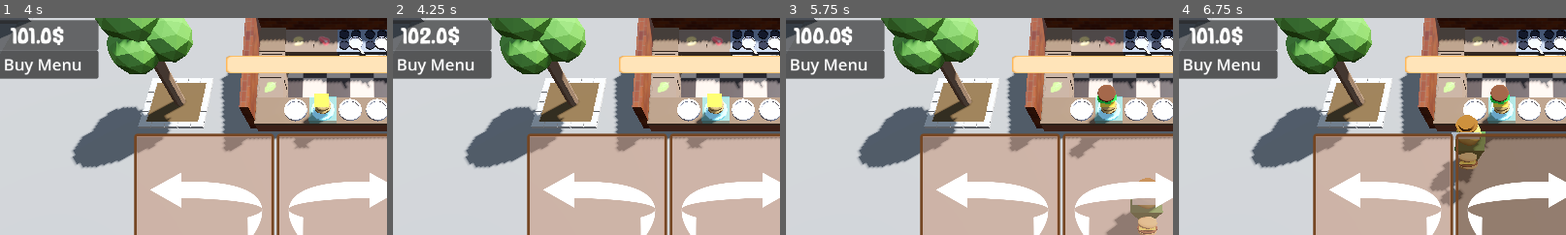
Above: before the commit, frames 1-4 (left to right).
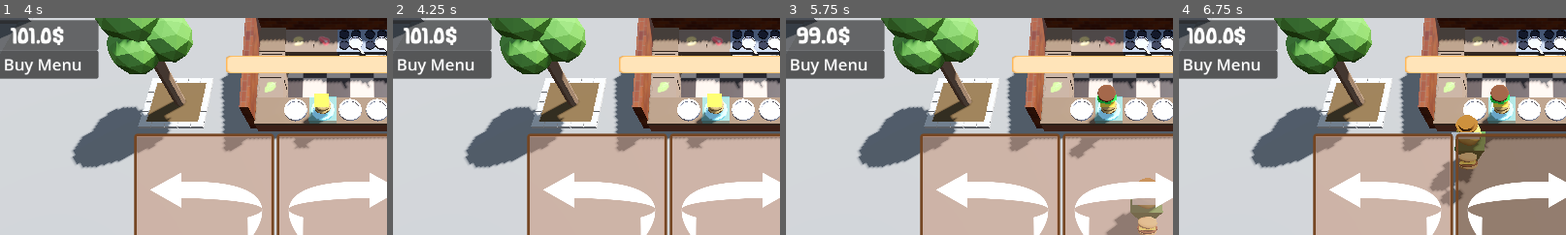
Above: after the commit, the same moments.

Repository: thewasmans/2026-game-jam-burger-truck
Game: Godot game, scene res://scenes/main.tscn
The game is run twice, just before and just after one commit, with the same random seed, the same clock (stepped at 60 frames per second) and the same inputs.
Inputs (mouse positions are % of the whole screen's width and height, from its top left):
- Up to frame 1 (4 s): click (32, 48) at 0.5 s; click (50, 48) at 1.25 s; click (13, 84) at 2.02 s; click (32, 84) at 2.77 s; click (50, 84) at 3.52 s
- Up to frame 2 (4.25 s): no input
- Up to frame 3 (5.75 s): click (68, 84) at 4.27 s; click (87, 84) at 5.02 s
- Up to frame 4 (6.75 s): click (32, 48) at 5.75 s; click (50, 48) at 6.5 s
The pictures show only the part of the screen within x 5-55%, y 5-55%; the shares and areas given below are measured in that part.

Frame 1 is identical in both runs. In frame 2, 0.8% of the frame differs, in the area x 2-18%, y 3-13%; in frame 3, 0.8%; in frame 4, 0.8%.

Commit message:
change price need one burger to do

Diff:
--- a/data/burgers/burger_1.tres
+++ b/data/burgers/burger_1.tres
@@ -10,6 +10,6 @@
 [resource]
 script = ExtResource("2_nvuy1")
 ingredients = Array[ExtResource("1_0o70h")]([ExtResource("2_edqxl"), ExtResource("3_1c86t"), ExtResource("4_w8pb3"), ExtResource("5_3l64k")])
-name = "Simple Cheeseburger"
-price = 5
+name = "Classic Burger"
+price = 7
 metadata/_custom_type_script = "uid://b250qdutrqhpq"
--- a/data/burgers/burger_10.tres
+++ b/data/burgers/burger_10.tres
@@ -2,12 +2,14 @@
 
 [ext_resource type="Script" uid="uid://btvvuw6kwk0cc" path="res://scripts/ingredient.gd" id="1_feg2e"]
 [ext_resource type="Resource" uid="uid://c12ckpkly0n7a" path="res://data/ingredients/lettuce.tres" id="2_dbrcp"]
-[ext_resource type="Resource" uid="uid://cswgje7b0i4vs" path="res://data/ingredients/cheese.tres" id="4_ovlbe"]
+[ext_resource type="Resource" uid="uid://ds12p0l6sb6u3" path="res://data/ingredients/bun_bottom.tres" id="2_feg2e"]
+[ext_resource type="Resource" uid="uid://22nbf2njf608" path="res://data/ingredients/onion.tres" id="3_e1fx4"]
+[ext_resource type="Resource" uid="uid://bglklru7boruo" path="res://data/ingredients/bun_top.tres" id="5_2jg5n"]
 [ext_resource type="Script" uid="uid://b250qdutrqhpq" path="res://scripts/burger_data.gd" id="6_mlynw"]
 
 [resource]
 script = ExtResource("6_mlynw")
-ingredients = Array[ExtResource("1_feg2e")]([ExtResource("2_dbrcp"), ExtResource("4_ovlbe"), ExtResource("2_dbrcp")])
-name = "CheeseSalader"
-price = 5
+ingredients = Array[ExtResource("1_feg2e")]([ExtResource("2_feg2e"), ExtResource("3_e1fx4"), ExtResource("3_e1fx4"), ExtResource("2_dbrcp"), ExtResource("3_e1fx4"), ExtResource("5_2jg5n")])
+name = "Shrek Burger"
+price = 7
 metadata/_custom_type_script = "uid://b250qdutrqhpq"
--- /dev/null
+++ b/data/burgers/burger_11.tres
@@ -0,0 +1,13 @@
+[gd_resource type="Resource" script_class="BurgerData" format=3 uid="uid://b8jvutxydjaa5"]
+
+[ext_resource type="Script" uid="uid://btvvuw6kwk0cc" path="res://scripts/ingredient.gd" id="1_8kd25"]
+[ext_resource type="Resource" uid="uid://c12ckpkly0n7a" path="res://data/ingredients/lettuce.tres" id="2_18nma"]
+[ext_resource type="Resource" uid="uid://cswgje7b0i4vs" path="res://data/ingredients/cheese.tres" id="3_x3q66"]
+[ext_resource type="Script" uid="uid://b250qdutrqhpq" path="res://scripts/burger_data.gd" id="4_dpil0"]
+
+[resource]
+script = ExtResource("4_dpil0")
+ingredients = Array[ExtResource("1_8kd25")]([ExtResource("2_18nma"), ExtResource("3_x3q66"), ExtResource("2_18nma")])
+name = "CheeseSalader"
+price = 5
+metadata/_custom_type_script = "uid://b250qdutrqhpq"
--- /dev/null
+++ b/data/burgers/burger_12.tres
@@ -0,0 +1,18 @@
+[gd_resource type="Resource" script_class="BurgerData" format=3 uid="uid://bhce871haki3c"]
+
+[ext_resource type="Script" uid="uid://btvvuw6kwk0cc" path="res://scripts/ingredient.gd" id="1_ejke0"]
+[ext_resource type="Resource" uid="uid://c12ckpkly0n7a" path="res://data/ingredients/lettuce.tres" id="2_edf0r"]
+[ext_resource type="Resource" uid="uid://ds12p0l6sb6u3" path="res://data/ingredients/bun_bottom.tres" id="2_wgsh7"]
+[ext_resource type="Resource" uid="uid://cswgje7b0i4vs" path="res://data/ingredients/cheese.tres" id="3_54pwo"]
+[ext_resource type="Resource" uid="uid://da52klgb8iem0" path="res://data/ingredients/steak.tres" id="3_iantk"]
+[ext_resource type="Script" uid="uid://b250qdutrqhpq" path="res://scripts/burger_data.gd" id="4_cxnxg"]
+[ext_resource type="Resource" uid="uid://22nbf2njf608" path="res://data/ingredients/onion.tres" id="5_0nvqi"]
+[ext_resource type="Resource" uid="uid://byemthqhebahh" path="res://data/ingredients/tomato.tres" id="7_7sw1c"]
+[ext_resource type="Resource" uid="uid://bglklru7boruo" path="res://data/ingredients/bun_top.tres" id="8_a3ube"]
+
+[resource]
+script = ExtResource("4_cxnxg")
+ingredients = Array[ExtResource("1_ejke0")]([ExtResource("2_wgsh7"), ExtResource("3_iantk"), ExtResource("3_54pwo"), ExtResource("5_0nvqi"), ExtResource("2_edf0r"), ExtResource("7_7sw1c"), ExtResource("8_a3ube")])
+name = "Everything Burger"
+price = 14
+metadata/_custom_type_script = "uid://b250qdutrqhpq"
--- /dev/null
+++ b/data/burgers/burger_13.tres
@@ -0,0 +1,16 @@
+[gd_resource type="Resource" script_class="BurgerData" format=3 uid="uid://5kd2bmstigmj"]
+
+[ext_resource type="Script" uid="uid://btvvuw6kwk0cc" path="res://scripts/ingredient.gd" id="1_r62ni"]
+[ext_resource type="Resource" uid="uid://ds12p0l6sb6u3" path="res://data/ingredients/bun_bottom.tres" id="2_oo6oq"]
+[ext_resource type="Resource" uid="uid://22nbf2njf608" path="res://data/ingredients/onion.tres" id="5_3xjnx"]
+[ext_resource type="Resource" uid="uid://c12ckpkly0n7a" path="res://data/ingredients/lettuce.tres" id="6_4akjd"]
+[ext_resource type="Resource" uid="uid://byemthqhebahh" path="res://data/ingredients/tomato.tres" id="7_2ev3d"]
+[ext_resource type="Resource" uid="uid://bglklru7boruo" path="res://data/ingredients/bun_top.tres" id="8_d7v5s"]
+[ext_resource type="Script" uid="uid://b250qdutrqhpq" path="res://scripts/burger_data.gd" id="9_sknuj"]
+
+[resource]
+script = ExtResource("9_sknuj")
+ingredients = Array[ExtResource("1_r62ni")]([ExtResource("2_oo6oq"), ExtResource("7_2ev3d"), ExtResource("6_4akjd"), ExtResource("7_2ev3d"), ExtResource("5_3xjnx"), ExtResource("8_d7v5s")])
+name = "Vegan Burger"
+price = 7
+metadata/_custom_type_script = "uid://b250qdutrqhpq"
--- a/data/burgers/burger_2.tres
+++ b/data/burgers/burger_2.tres
@@ -12,5 +12,5 @@
 script = ExtResource("6_0e7qe")
 ingredients = Array[ExtResource("1_h8x1u")]([ExtResource("2_kooip"), ExtResource("3_gll11"), ExtResource("4_cyukd"), ExtResource("5_kooip"), ExtResource("5_qwi3l")])
 name = "Cheeseburger"
-price = 7
+price = 8
 metadata/_custom_type_script = "uid://b250qdutrqhpq"
--- a/data/burgers/burger_4.tres
+++ b/data/burgers/burger_4.tres
@@ -11,5 +11,5 @@
 script = ExtResource("6_ft341")
 ingredients = Array[ExtResource("1_qo1hc")]([ExtResource("2_roxe5"), ExtResource("3_a0kp2"), ExtResource("4_qo1hc"), ExtResource("3_a0kp2"), ExtResource("4_qo1hc"), ExtResource("5_3c8i8")])
 name = "Double Cheeseburger"
-price = 9
+price = 12
 metadata/_custom_type_script = "uid://b250qdutrqhpq"
--- a/data/burgers/burger_5.tres
+++ b/data/burgers/burger_5.tres
@@ -5,11 +5,12 @@
 [ext_resource type="Resource" uid="uid://da52klgb8iem0" path="res://data/ingredients/steak.tres" id="3_8vxge"]
 [ext_resource type="Resource" uid="uid://c12ckpkly0n7a" path="res://data/ingredients/lettuce.tres" id="3_abqhc"]
 [ext_resource type="Resource" uid="uid://bglklru7boruo" path="res://data/ingredients/bun_top.tres" id="5_f8hbt"]
+[ext_resource type="Resource" uid="uid://byemthqhebahh" path="res://data/ingredients/tomato.tres" id="5_uess8"]
 [ext_resource type="Script" uid="uid://b250qdutrqhpq" path="res://scripts/burger_data.gd" id="6_rmqtq"]
 
 [resource]
 script = ExtResource("6_rmqtq")
-ingredients = Array[ExtResource("1_abqhc")]([ExtResource("2_uess8"), ExtResource("3_abqhc"), ExtResource("3_8vxge"), ExtResource("3_abqhc"), ExtResource("3_abqhc"), ExtResource("5_f8hbt")])
+ingredients = Array[ExtResource("1_abqhc")]([ExtResource("2_uess8"), ExtResource("3_abqhc"), ExtResource("3_8vxge"), ExtResource("5_uess8"), ExtResource("3_abqhc"), ExtResource("5_f8hbt")])
 name = "Full Saladburger"
-price = 10
+price = 7
 metadata/_custom_type_script = "uid://b250qdutrqhpq"
--- a/data/burgers/burger_6.tres
+++ b/data/burgers/burger_6.tres
@@ -1,13 +1,14 @@
-[gd_resource type="Resource" script_class="BurgerData" format=3 uid="uid://ccvn0pxkda0e2"]
+[gd_resource type="Resource" script_class="BurgerData" format=3 uid="uid://qqfwtw1fhufy"]
 
-[ext_resource type="Script" uid="uid://btvvuw6kwk0cc" path="res://scripts/ingredient.gd" id="1_ydifg"]
-[ext_resource type="Resource" uid="uid://ds12p0l6sb6u3" path="res://data/ingredients/bun_bottom.tres" id="2_3qhwg"]
-[ext_resource type="Resource" uid="uid://bglklru7boruo" path="res://data/ingredients/bun_top.tres" id="5_iccv0"]
-[ext_resource type="Script" uid="uid://b250qdutrqhpq" path="res://scripts/burger_data.gd" id="6_2wghj"]
+[ext_resource type="Script" uid="uid://btvvuw6kwk0cc" path="res://scripts/ingredient.gd" id="1_glqki"]
+[ext_resource type="Resource" uid="uid://ds12p0l6sb6u3" path="res://data/ingredients/bun_bottom.tres" id="2_lomjj"]
+[ext_resource type="Resource" uid="uid://da52klgb8iem0" path="res://data/ingredients/steak.tres" id="3_u31ya"]
+[ext_resource type="Resource" uid="uid://bglklru7boruo" path="res://data/ingredients/bun_top.tres" id="4_kjqwt"]
+[ext_resource type="Script" uid="uid://b250qdutrqhpq" path="res://scripts/burger_data.gd" id="5_lfdlr"]
 
 [resource]
-script = ExtResource("6_2wghj")
-ingredients = Array[ExtResource("1_ydifg")]([ExtResource("2_3qhwg"), ExtResource("5_iccv0")])
-name = "Empty Burger"
-price = 12
+script = ExtResource("5_lfdlr")
+ingredients = Array[ExtResource("1_glqki")]([ExtResource("2_lomjj"), ExtResource("3_u31ya"), ExtResource("3_u31ya"), ExtResource("3_u31ya"), ExtResource("4_kjqwt")])
+name = "Steak Burger"
+price = 14
 metadata/_custom_type_script = "uid://b250qdutrqhpq"
--- a/data/burgers/burger_7.tres
+++ b/data/burgers/burger_7.tres
@@ -1,14 +1,13 @@
-[gd_resource type="Resource" script_class="BurgerData" format=3 uid="uid://qqfwtw1fhufy"]
+[gd_resource type="Resource" script_class="BurgerData" format=3 uid="uid://ccvn0pxkda0e2"]
 
-[ext_resource type="Script" uid="uid://btvvuw6kwk0cc" path="res://scripts/ingredient.gd" id="1_glqki"]
-[ext_resource type="Resource" uid="uid://ds12p0l6sb6u3" path="res://data/ingredients/bun_bottom.tres" id="2_lomjj"]
-[ext_resource type="Resource" uid="uid://da52klgb8iem0" path="res://data/ingredients/steak.tres" id="3_u31ya"]
-[ext_resource type="Resource" uid="uid://bglklru7boruo" path="res://data/ingredients/bun_top.tres" id="4_kjqwt"]
-[ext_resource type="Script" uid="uid://b250qdutrqhpq" path="res://scripts/burger_data.gd" id="5_lfdlr"]
+[ext_resource type="Script" uid="uid://btvvuw6kwk0cc" path="res://scripts/ingredient.gd" id="1_ydifg"]
+[ext_resource type="Resource" uid="uid://ds12p0l6sb6u3" path="res://data/ingredients/bun_bottom.tres" id="2_3qhwg"]
+[ext_resource type="Resource" uid="uid://bglklru7boruo" path="res://data/ingredients/bun_top.tres" id="5_iccv0"]
+[ext_resource type="Script" uid="uid://b250qdutrqhpq" path="res://scripts/burger_data.gd" id="6_2wghj"]
 
 [resource]
-script = ExtResource("5_lfdlr")
-ingredients = Array[ExtResource("1_glqki")]([ExtResource("2_lomjj"), ExtResource("3_u31ya"), ExtResource("3_u31ya"), ExtResource("3_u31ya"), ExtResource("4_kjqwt")])
-name = "Steak Burger"
+script = ExtResource("6_2wghj")
+ingredients = Array[ExtResource("1_ydifg")]([ExtResource("2_3qhwg"), ExtResource("5_iccv0")])
+name = "Empty Burger"
 price = 2
 metadata/_custom_type_script = "uid://b250qdutrqhpq"
--- a/data/burgers/burger_9.tres
+++ b/data/burgers/burger_9.tres
@@ -11,5 +11,5 @@
 script = ExtResource("6_j3bcd")
 ingredients = Array[ExtResource("1_ypucx")]([ExtResource("2_yr0u2"), ExtResource("3_udw1l"), ExtResource("4_ypucx"), ExtResource("4_ypucx"), ExtResource("4_ypucx"), ExtResource("5_8kp5d")])
 name = "Cheeeeeeseburger"
-price = 8
+price = 10
 metadata/_custom_type_script = "uid://b250qdutrqhpq"
--- a/data/ingredients/cheese.tres
+++ b/data/ingredients/cheese.tres
@@ -9,4 +9,4 @@
 name = "Cheese"
 icon = ExtResource("1_2tg6n")
 model_3d = ExtResource("2_2tg6n")
-price = 1.0
+price = 1.5
--- a/data/ingredients/lettuce.tres
+++ b/data/ingredients/lettuce.tres
@@ -9,4 +9,4 @@
 name = "Lettuce"
 icon = ExtResource("1_jnmx8")
 model_3d = ExtResource("2_jnmx8")
-price = 1.5
+price = 0.5
--- a/data/ingredients/onion.tres
+++ b/data/ingredients/onion.tres
@@ -7,3 +7,4 @@
 script = ExtResource("1_26b5r")
 name = "Onion"
 icon = ExtResource("1_u8eol")
+price = 1.0
--- a/data/ingredients/steak.tres
+++ b/data/ingredients/steak.tres
@@ -9,4 +9,4 @@
 name = "steak"
 icon = ExtResource("1_vyhdy")
 model_3d = ExtResource("2_b7rw3")
-price = 2.0
+price = 3.0
--- a/data/ingredients/tomato.tres
+++ b/data/ingredients/tomato.tres
@@ -7,3 +7,4 @@
 script = ExtResource("1_abcde")
 name = "Tomato"
 icon = ExtResource("1_yrw8v")
+price = 1.0
